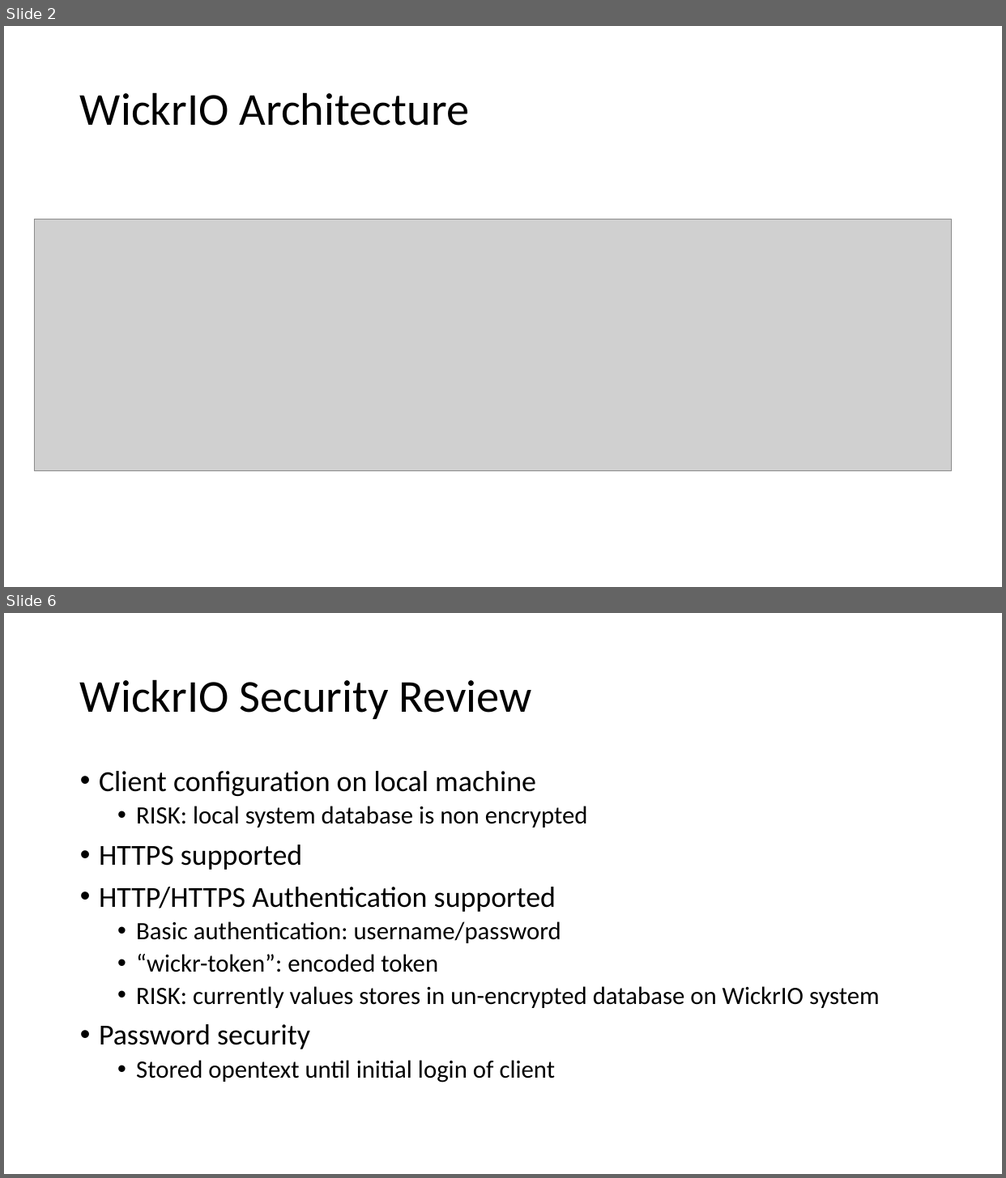
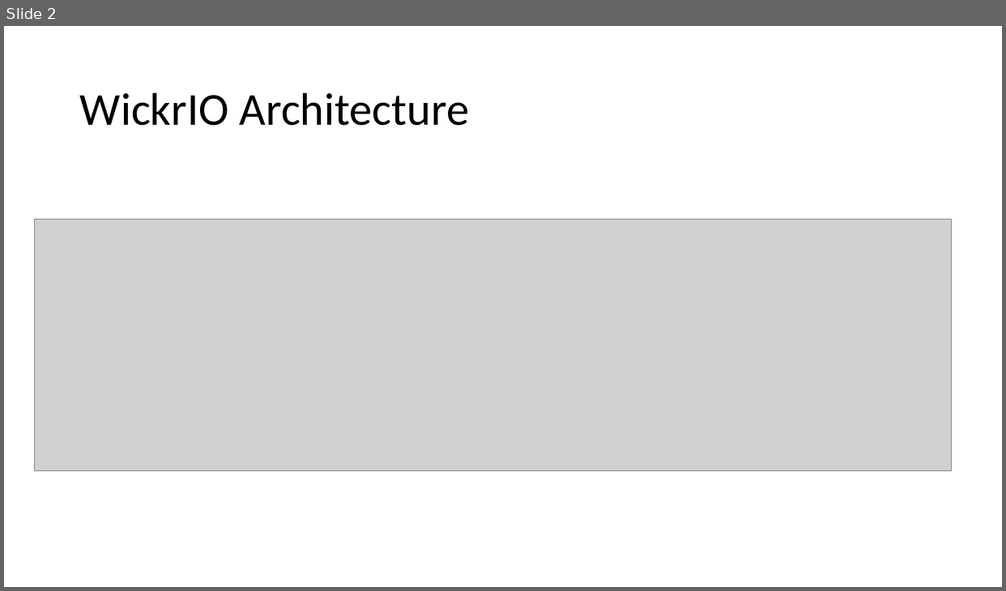
Before and after one commit to WickrInc/wickrio_addon, a slide deck: docs/design/WickrIO_DevelopmentOverview.pptx. Shown one above the other, each under a label of ours: slides 2 and 6 before the commit, slide 2 after it; the slides between them are not shown. The pictures are 1006x1178 and 1006x591 pixels, drawn with LibreOffice and Linux fonts; fonts in the diff are those of the drawing; grey boxes stand for pictures. Boxes give left, top, right and bottom in pixels: in the first picture for what was removed or moved away, otherwise in the second. Text is boxed around its words. In the diff, an @@ line names an element or a change of style, - is before the commit and + after.

```diff
--- a/docs/design/WickrIO_DevelopmentOverview.pptx
+++ b/docs/design/WickrIO_DevelopmentOverview.pptx
@@ slide 6 removed at <box>4,613,1002,1174</box>, background #FFFFFF @@
@@ title removed at <box>80,679,532,719</box> @@
-WickrIO Security Review
@@ text removed at <box>99,771,880,1083</box> @@
-• Client configuration on local machine
-  • RISK: local system database is non encrypted
-• HTTPS supported
-• HTTP/HTTPS Authentication supported
-  • Basic authentication: username/password
-  • “wickr-token”: encoded token
-  • RISK: currently values stores in un-encrypted database on WickrIO system
-• Password security
-  • Stored opentext until initial login of client
```
Also in this commit, not shown: 3 slides changed, 1 other file.
